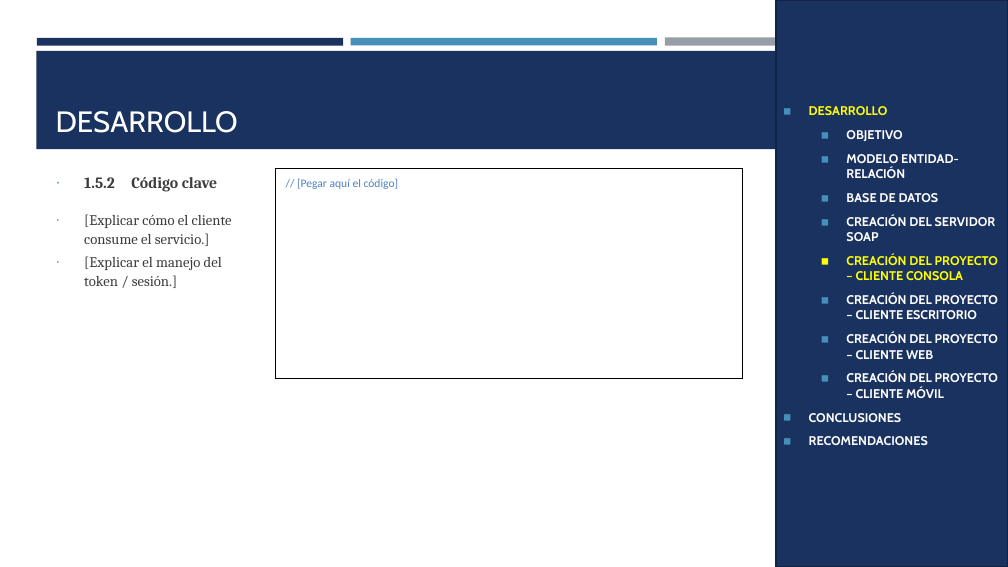
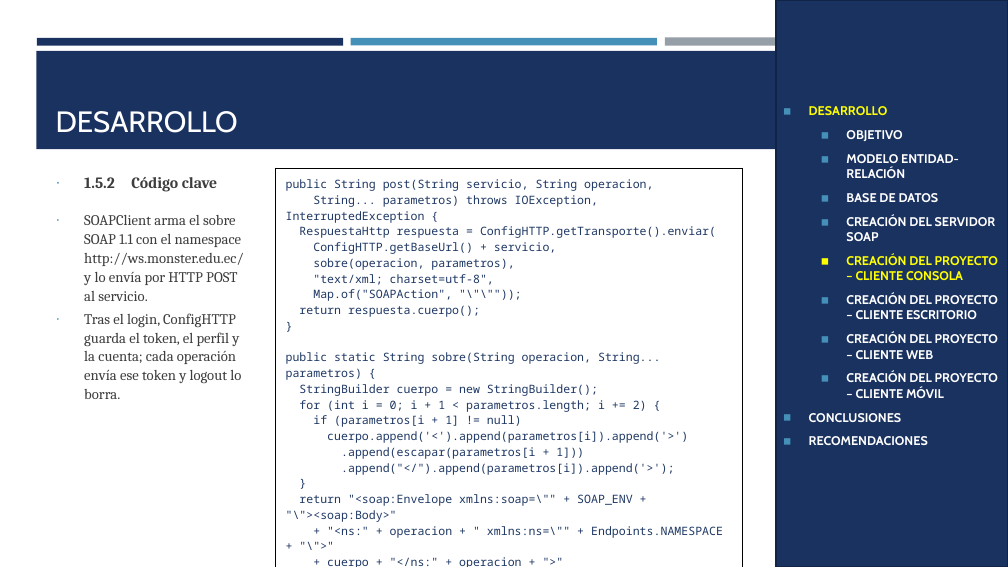
Before and after one commit to IMarcusDev/TI.1.1.-PAO202651_SOAP_JAVA_CONBDD_NRC36883_GR04, a slide deck: slide 14 of 05. DOCUMENTACION/PRESENTACION TI.1.1. SOAP con BDD en JAVA GR4.pptx. Drawn at 1008x567 pixels with LibreOffice and Linux fonts; fonts in the diff are those of the drawing. Boxes give left, top, right and bottom in pixels: in the first picture for what was removed or moved away, otherwise in the second. Text is boxed around its words. In the diff, an @@ line names an element or a change of style, - is before the commit and + after.

```diff
--- a/05. DOCUMENTACION/PRESENTACION TI.1.1. SOAP con BDD en JAVA GR4.pptx
+++ b/05. DOCUMENTACION/PRESENTACION TI.1.1. SOAP con BDD en JAVA GR4.pptx
@@ table at box(275, 168, 743, 567) @@
@@ row 1, column 1: "// [Pegar aquí el código]" to "public String post(String servicio, String operacion, / String... parametros) throws IOException, InterruptedException { / RespuestaHttp respuesta = ConfigHTTP.getTransporte().enviar( / ConfigHTTP.getBaseUrl() + servicio, / sobre(operacion, parametros), / "text/xml; charset=utf-8", / Map.of("SOAPAction", "\"\"")); / return respuesta.cuerpo(); / } / public static String sobre(String operacion, String... parametros) { / StringBuilder cuerpo = new StringBuilder(); / for (int i = 0; i + 1 < parametros.length; i += 2) { / if (parametros[i + 1] != null) / cuerpo.append('<').append(parametros[i]).append('>') / .append(escapar(parametros[i + 1])) / .append("</").append(parametros[i]).append('>'); / } / return "<soap:Envelope xmlns:soap=\"" + SOAP_ENV + "\"><soap:Body>" / + "<ns:" + operacion + " xmlns:ns=\"" + Endpoints.NAMESPACE + "\">" / + cuerpo + "</ns:" + operacion + ">" / + "</soap:Body></soap:Envelope>"; / }" @@
@@ text at box(84, 215, 244, 399): text changed @@
-∙ [Explicar cómo el cliente consume el servicio.]
-∙ [Explicar el manejo del token / sesión.]
+∙ SOAPClient arma el sobre SOAP 1.1 con el namespace http://ws.monster.edu.ec/ y lo envía por HTTP POST al servicio.
+∙ Tras el login, ConfigHTTP guarda el token, el perfil y la cuenta; cada operación envía ese token y logout lo borra.
```
Also in this commit, not shown: 19 other slides changed, 4 slides added.
